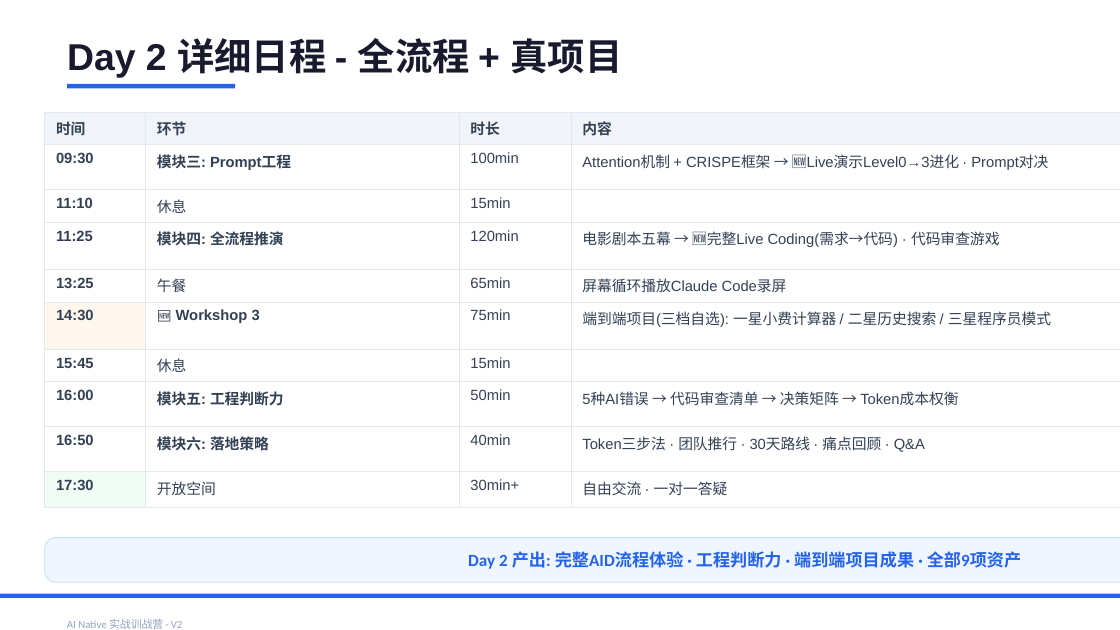
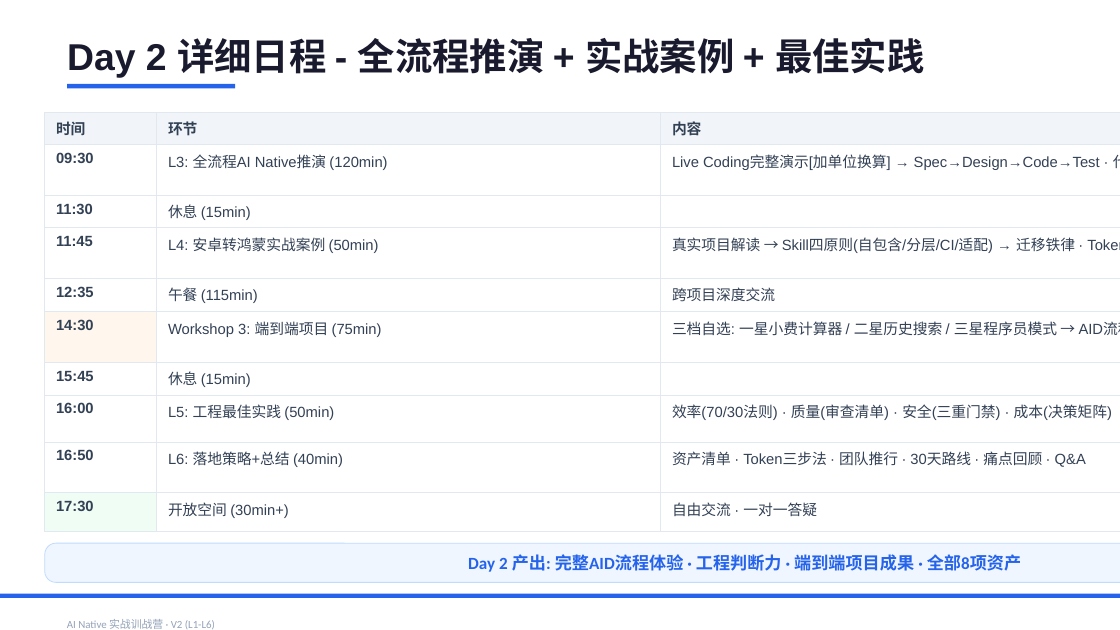
Before and after one commit to JungleTestLabs/ai-coding-training, a slide deck: slide 4 of docs/AI-Native-训战营-介绍与日程.pptx. Drawn at 1120x630 pixels with LibreOffice and Linux fonts; fonts in the diff are those of the drawing. Boxes give left, top, right and bottom in pixels: in the first picture for what was removed or moved away, otherwise in the second. Text is boxed around its words. In the diff, an @@ line names an element or a change of style, - is before the commit and + after.

Commit message:
docs: V2按update1.md的L1-L6结构重写，去掉Prompt独立模块
按specs/update1.md重构:
- 去掉原V2中错误的'模块三: Prompt工程'
- Prompt融入训前自学（Zero-Shot/Few-Shot/CoT基础）
- 新增L4: 安卓转鸿蒙实战案例（50min，Skill机制+迁移铁律）
- L3/L4/L5重新对应update1.md的编号和内容
- L5改为工程最佳实践（效率/质量/安全/成本）
- PPT同步更新，6页，展示L1-L6模块+3Workshop

```diff
--- a/docs/AI-Native-训战营-介绍与日程.pptx
+++ b/docs/AI-Native-训战营-介绍与日程.pptx
@@ text at <box>67,38,924,78</box>: text changed @@
-Day 2 详细日程 - 全流程 + 真项目
+Day 2 详细日程 - 全流程推演 + 实战案例 + 最佳实践
@@ table at <box>45,112,1120,522</box> @@
-column 1: 时间 | 09:30 | 11:10 | 11:25 | 13:25 | 14:30 | 15:45 | 16:00 | 16:50 | 17:30
-column 2: 环节 | 模块三: Prompt工程 | 休息 | 模块四: 全流程推演 | 午餐 | 🆕 Workshop 3 | 休息 | 模块五: 工程判断力 | 模块六: 落地策略 | 开放空间
-column 3: 时长 | 100min | 15min | 120min | 65min | 75min | 15min | 50min | 40min | 30min+
-column 4: 内容 | Attention机制 + CRISPE框架 → 🆕Live演示Level0→3进化 · Prompt对决 |  | 电影剧本五幕 → 🆕完整Live Coding(需求→代码) · 代码审查游戏 | 屏幕循环播放Claude Code录屏 | 端到端项目(三档自选): 一星小费计算器 / 二星历史搜索 / 三星程序员模式 |  | 5种AI错误 → 代码审查清单 → 决策矩阵 → Token成本权衡 | Token三步法 · 团队推行 · 30天路线 · 痛点回顾 · Q&A | 自由交流 · 一对一答疑
+column 1: 时间 | 09:30 | 11:30 | 11:45 | 12:35 | 14:30 | 15:45 | 16:00 | 16:50 | 17:30
+column 2: 环节 | L3: 全流程AI Native推演 (120min) | 休息 (15min) | L4: 安卓转鸿蒙实战案例 (50min) | 午餐 (115min) | Workshop 3: 端到端项目 (75min) | 休息 (15min) | L5: 工程最佳实践 (50min) | L6: 落地策略+总结 (40min) | 开放空间 (30min+)
+column 3: 内容 | Live Coding完整演示[加单位换算] → Spec→Design→Code→Test · 代码审查游戏 |  | 真实项目解读 → Skill四原则(自包含/分层/CI/适配) → 迁移铁律 · Token优化历程 | 跨项目深度交流 | 三档自选: 一星小费计算器 / 二星历史搜索 / 三星程序员模式 → AID流程 |  | 效率(70/30法则) · 质量(审查清单) · 安全(三重门禁) · 成本(决策矩阵) | 资产清单 · Token三步法 · 团队推行 · 30天路线 · 痛点回顾 · Q&A | 自由交流 · 一对一答疑
@@ rounded rectangle: place and size @@
-rounded rectangle at <box>45,538,1120,582</box>
+rounded rectangle at <box>45,543,1120,582</box>
@@ rounded rectangle at <box>45,543,1120,582</box>: proportions changed @@
@@ text at <box>468,554,1021,572</box>: text changed @@
-Day 2 产出: 完整AID流程体验 · 工程判断力 · 端到端项目成果 · 全部9项资产
+Day 2 产出: 完整AID流程体验 · 工程判断力 · 端到端项目成果 · 全部8项资产
@@ text at <box>67,619,215,629</box>: text changed @@
-AI Native 实战训战营 · V2
+AI Native 实战训战营 · V2 (L1-L6)
```
Also in this commit, not shown: 1 other slide changed, 4 slides added, 4 slides removed, 2 other files.
